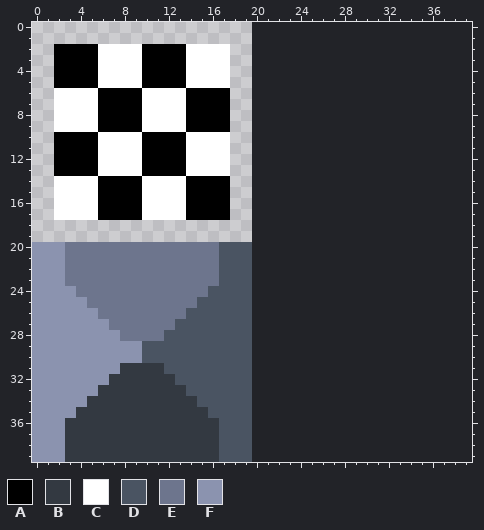
Pixel-art sprite: Graphmatical!/tilesets/tsWorld/output_tileset.png. That is the earlier state.
The file is 20x40 pixels. The old version is drawn lined up with the new one, on the new canvas.
Palette (. is transparent): A #000000  B #333941  C #ffffff  D #4a5462  E #6d758d  F #8b93af
Pixels before, first column x 0:
 2 ..AAAACCCCAAAACCCC..
 3 ..AAAACCCCAAAACCCC..
 4 ..AAAACCCCAAAACCCC..
 5 ..AAAACCCCAAAACCCC..
 6 ..CCCCAAAACCCCAAAA..
 7 ..CCCCAAAACCCCAAAA..
 8 ..CCCCAAAACCCCAAAA..
 9 ..CCCCAAAACCCCAAAA..
10 ..AAAACCCCAAAACCCC..
11 ..AAAACCCCAAAACCCC..
12 ..AAAACCCCAAAACCCC..
13 ..AAAACCCCAAAACCCC..
14 ..CCCCAAAACCCCAAAA..
15 ..CCCCAAAACCCCAAAA..
16 ..CCCCAAAACCCCAAAA..
17 ..CCCCAAAACCCCAAAA..
18 ....................
19 ....................
20 FFFEEEEEEEEEEEEEEDDD
21 FFFEEEEEEEEEEEEEEDDD
22 FFFEEEEEEEEEEEEEEDDD
23 FFFEEEEEEEEEEEEEEDDD
24 FFFFEEEEEEEEEEEEDDDD
25 FFFFFEEEEEEEEEEDDDDD
26 FFFFFFEEEEEEEEDDDDDD
27 FFFFFFFEEEEEEDDDDDDD
28 FFFFFFFFEEEEDDDDDDDD
29 FFFFFFFFFFDDDDDDDDDD
30 FFFFFFFFFFDDDDDDDDDD
31 FFFFFFFFBBBBDDDDDDDD
32 FFFFFFFBBBBBBDDDDDDD
33 FFFFFFBBBBBBBBDDDDDD
34 FFFFFBBBBBBBBBBDDDDD
35 FFFFBBBBBBBBBBBBDDDD
36 FFFBBBBBBBBBBBBBBDDD
37 FFFBBBBBBBBBBBBBBDDD
38 FFFBBBBBBBBBBBBBBDDD
39 FFFBBBBBBBBBBBBBBDDD
The result:
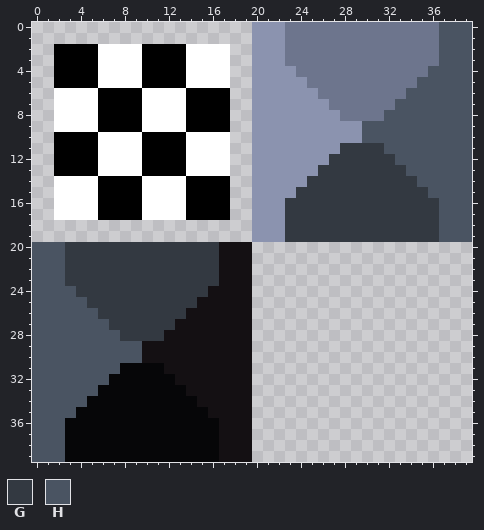
Colours new in this view: G #333941  H #4a5462
Diff:
canvas 20x40 -> 40x40
colour B: #333941 -> #060608
colour D: #4a5462 -> #141013
Changed rows in their new state; - is a pixel that keeps its letter.
first column x 0:
 0 --------------------FFFEEEEEEEEEEEEEEHHH
 1 --------------------FFFEEEEEEEEEEEEEEHHH
 2 --------------------FFFEEEEEEEEEEEEEEHHH
 3 --------------------FFFEEEEEEEEEEEEEEHHH
 4 --------------------FFFFEEEEEEEEEEEEHHHH
 5 --------------------FFFFFEEEEEEEEEEHHHHH
 6 --------------------FFFFFFEEEEEEEEHHHHHH
 7 --------------------FFFFFFFEEEEEEHHHHHHH
 8 --------------------FFFFFFFFEEEEHHHHHHHH
 9 --------------------FFFFFFFFFFHHHHHHHHHH
10 --------------------FFFFFFFFFFHHHHHHHHHH
11 --------------------FFFFFFFFGGGGHHHHHHHH
12 --------------------FFFFFFFGGGGGGHHHHHHH
13 --------------------FFFFFFGGGGGGGGHHHHHH
14 --------------------FFFFFGGGGGGGGGGHHHHH
15 --------------------FFFFGGGGGGGGGGGGHHHH
16 --------------------FFFGGGGGGGGGGGGGGHHH
17 --------------------FFFGGGGGGGGGGGGGGHHH
18 --------------------FFFGGGGGGGGGGGGGGHHH
19 --------------------FFFGGGGGGGGGGGGGGHHH
20 HHHGGGGGGGGGGGGGG-----------------------
21 HHHGGGGGGGGGGGGGG-----------------------
22 HHHGGGGGGGGGGGGGG-----------------------
23 HHHGGGGGGGGGGGGGG-----------------------
24 HHHHGGGGGGGGGGGG------------------------
25 HHHHHGGGGGGGGGG-------------------------
26 HHHHHHGGGGGGGG--------------------------
27 HHHHHHHGGGGGG---------------------------
28 HHHHHHHHGGGG----------------------------
29 HHHHHHHHHH------------------------------
30 HHHHHHHHHH------------------------------
31 HHHHHHHH--------------------------------
32 HHHHHHH---------------------------------
33 HHHHHH----------------------------------
34 HHHHH-----------------------------------
35 HHHH------------------------------------
36 HHH-------------------------------------
37 HHH-------------------------------------
38 HHH-------------------------------------
39 HHH-------------------------------------
